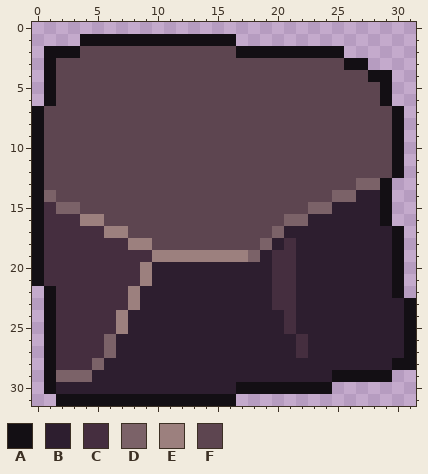
Edited in one commit: pixel-art sprite (data/imgs/animations/rock.png). That is the earlier state.
The file is 32x32 pixels.
Palette (. is transparent): A #130f14  B #2d1e2f  C #452e3f  D #7b6268  E #9c807e  F #5d4550
Pixels before, first column x 0:
 1 ....AAAAAAAAAAAAA...............
 2 .AAAFFFFFFFFFFFFFAAAAAAAAA......
 3 .AFFFFFFFFFFFFFFFFFFFFFFFFAA....
 4 .AFFFFFFFFFFFFFFFFFFFFFFFFFFAA..
 5 .AFFFFFFFFFFFFFFFFFFFFFFFFFFFA..
 6 .AFFFFFFFFFFFFFFFFFFFFFFFFFFFA..
 7 AFFFFFFFFFFFFFFFFFFFFFFFFFFFFFA.
 8 AFFFFFFFFFFFFFFFFFFFFFFFFFFFFFA.
 9 AFFFFFFFFFFFFFFFFFFFFFFFFFFFFFA.
10 AFFFFFFFFFFFFFFFFFFFFFFFFFFFFFA.
11 AFFFFFFFFFFFFFFFFFFFFFFFFFFFFFA.
12 AFFFFFFFFFFFFFFFFFFFFFFFFFFFFFA.
13 AFFFFFFFFFFFFFFFFFFFFFFFFFFDDA..
14 ADFFFFFFFFFFFFFFFFFFFFFFFDDBBA..
15 ACDDFFFFFFFFFFFFFFFFFFFDDBBBBA..
16 ACCCEEFFFFFFFFFFFFFFFDDBBBBBBA..
17 ACCCCCEEFFFFFFFFFFFFDBBBBBBBBBA.
18 ACCCCCCCEEFFFFFFFFFDBCBBBBBBBBA.
19 ACCCCCCCCCEEEEEEEEDBCCBBBBBBBBA.
20 ACCCCCCCCEBBBBBBBBBBCCBBBBBBBBA.
21 ACCCCCCCCEBBBBBBBBBBCCBBBBBBBBA.
22 .ACCCCCCEBBBBBBBBBBBCCBBBBBBBBA.
23 .ACCCCCCEBBBBBBBBBBBCCBBBBBBBBBA
24 .ACCCCCEBBBBBBBBBBBBBCBBBBBBBBBA
25 .ACCCCCEBBBBBBBBBBBBBCBBBBBBBBBA
26 .ACCCCDBBBBBBBBBBBBBBBCBBBBBBBBA
27 .ACCCCDBBBBBBBBBBBBBBBCBBBBBBBBA
28 .ACCCDBBBBBBBBBBBBBBBBBBBBBBBBAA
29 .ADDDBBBBBBBBBBBBBBBBBBBBAAAAA..
30 .ABBBBBBBBBBBBBBBAAAAAAAA.......
31 ..AAAAAAAAAAAAAAA...............
After:
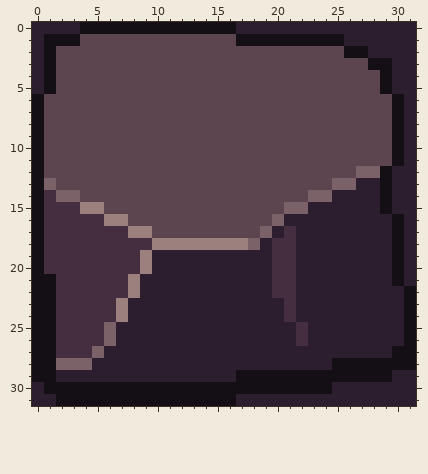
Diff:
Changed rows in their new state; - is an unchanged pixel.
first column x 0:
 0 BBBBAAAAAAAAAAAAABBBBBBBBBBBBBBB
 1 BAAAFFFFFFFFFFFFFAAAAAAAAABBBBBB
 2 B-FF-------------FFFFFFFFFAABBBB
 3 B-------------------------FFAABB
 4 B---------------------------F-BB
 5 B-----------------------------BB
 6 AF---------------------------FAB
 7 -------------------------------B
 8 -------------------------------B
 9 -------------------------------B
10 -------------------------------B
11 -------------------------------B
12 ---------------------------DDABB
13 -D-----------------------DDBB-BB
14 -CDD-------------------DDBB---BB
15 --CCEE---------------DDBB-----BB
16 ----CCEE------------DBB------BAB
17 ------CCEE---------DBC---------B
18 --------CCEEEEEEEEDBC----------B
19 ---------EBBBBBBBBB------------B
20 -------------------------------B
21 -A------EB---------------------B
22 A-----------------------------BA
23 A------EB-----------B-----------
24 A-------------------------------
25 A-----DB-------------BC---------
26 A-------------------------------
27 A----DB---------------B-------A-
28 A-DDDB-------------------AAAAA--
29 A-BBB------------AAAAAAAA-----BB
30 B-AAAAAAAAAAAAAAA--------BBBBBBB
31 BB---------------BBBBBBBBBBBBBBB
Changed places in both pictures, as pixel boxes (x1, y1, x2, y2):
changed: (32, 22, 416, 406)
